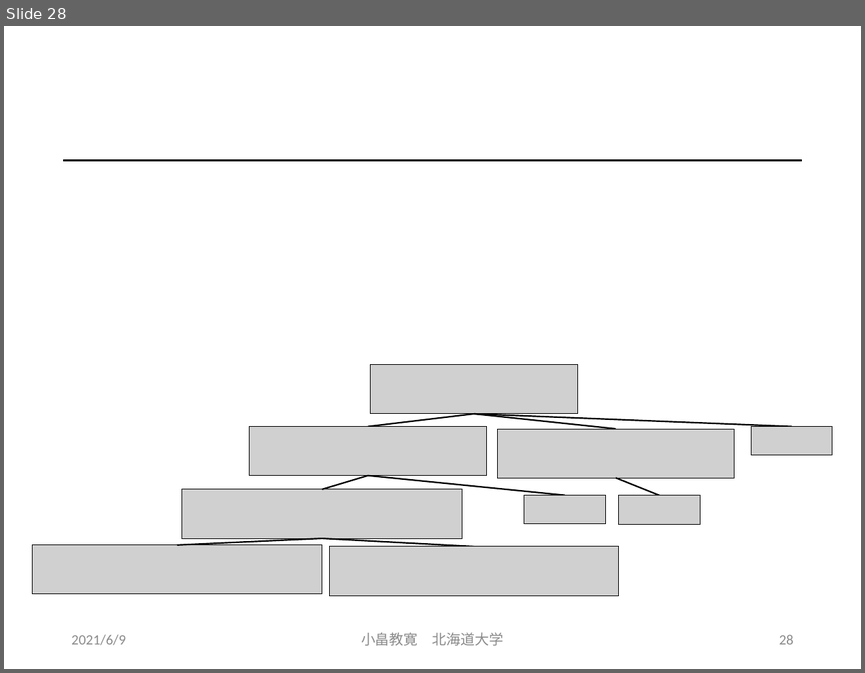
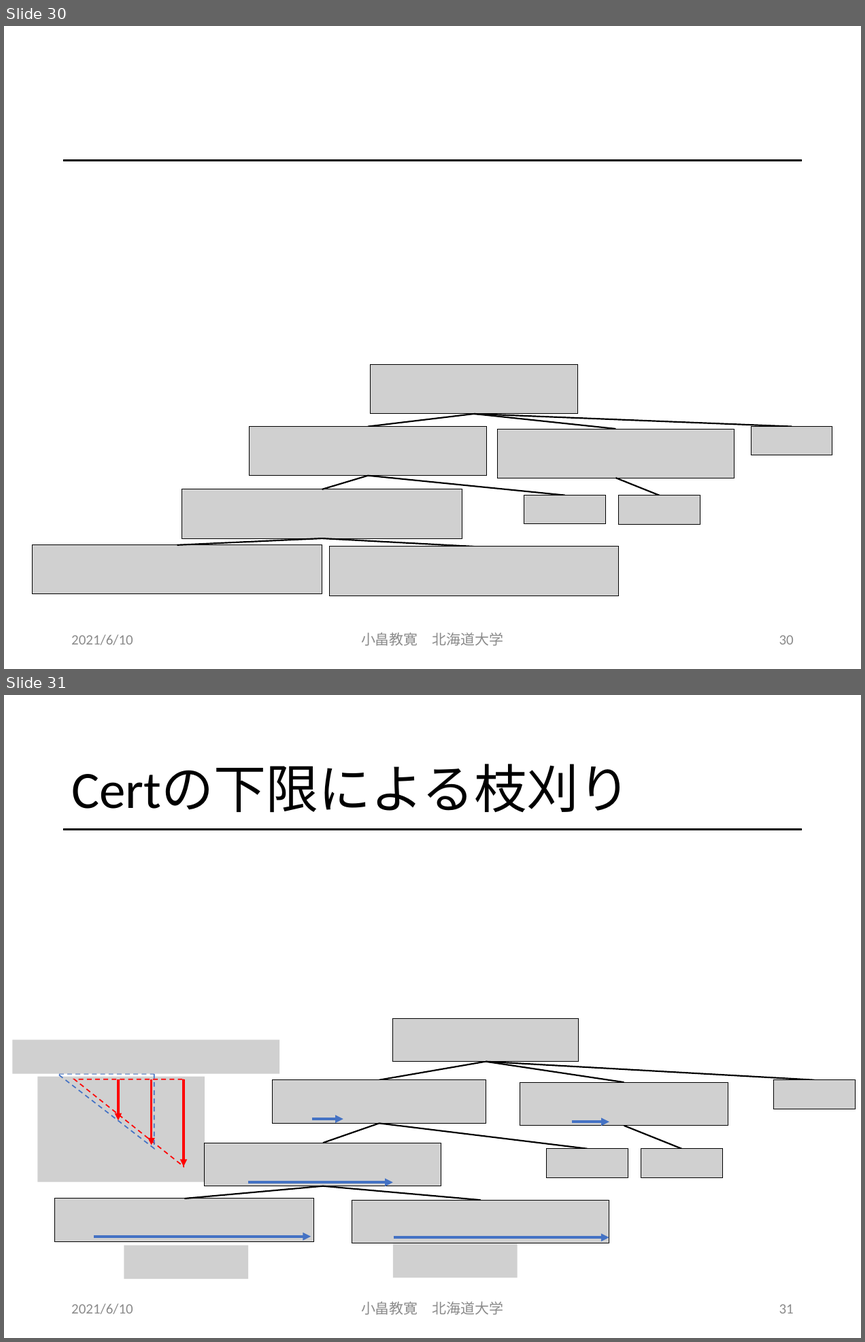
Before and after one commit to obatakyoukan/isomorphism, a slide deck: Isomorphism.pptx. Shown one above the other, each under a label of ours: slide 28 before the commit, slides 30 and 31 after it. The pictures are 865x673 and 865x1342 pixels, drawn with LibreOffice and Linux fonts; fonts in the diff are those of the drawing; grey boxes stand for pictures. Boxes give left, top, right and bottom in pixels: in the first picture for what was removed or moved away, otherwise in the second. Text is boxed around its words. In the diff, an @@ line names an element or a change of style, - is before the commit and + after.

```diff
--- a/Isomorphism.pptx
+++ b/Isomorphism.pptx
@@ slide 31 added at (x1=4, y1=695, x2=861, y2=1338), background #FFFFFF; not listed: 1 template element that a slide beside it also shows @@
@@ title added at (x1=71, y1=764, x2=631, y2=813), 44 pt, text #000000 @@
+Certの下限による枝刈り
@@ picture added at (x1=13, y1=1040, x2=280, y2=1074) @@
@@ group added at (x1=37, y1=1074, x2=205, y2=1182): 3 arrows, 2 right triangles, 1 picture @@
@@ picture added at (x1=124, y1=1245, x2=248, y2=1278) @@
@@ group added at (x1=56, y1=1018, x2=855, y2=1242): 9 pictures, 8 lines, 5 arrows @@
@@ picture added at (x1=393, y1=1243, x2=517, y2=1277) @@
@@ text added at (x1=71, y1=1303, x2=133, y2=1314), 12 pt, text #8C8C8C @@
+2021/6/10
@@ text added at (x1=361, y1=1301, x2=504, y2=1314), 12 pt, text #8C8C8C @@
+小畠教寛 北海道大学
@@ page number added at (x1=779, y1=1304, x2=793, y2=1313), 12 pt, text #8C8C8C @@
+31
@@ what was slide 28 is now slide 30 @@
@@ slide 30 changed as well @@
@@ text at (x1=71, y1=634, x2=133, y2=645): text changed @@
-2021/6/9
+2021/6/10
@@ page number at (x1=779, y1=635, x2=793, y2=644): text changed @@
-28
+30
```
Also in this commit, not shown: 32 other slides changed, 5 other slides added.
